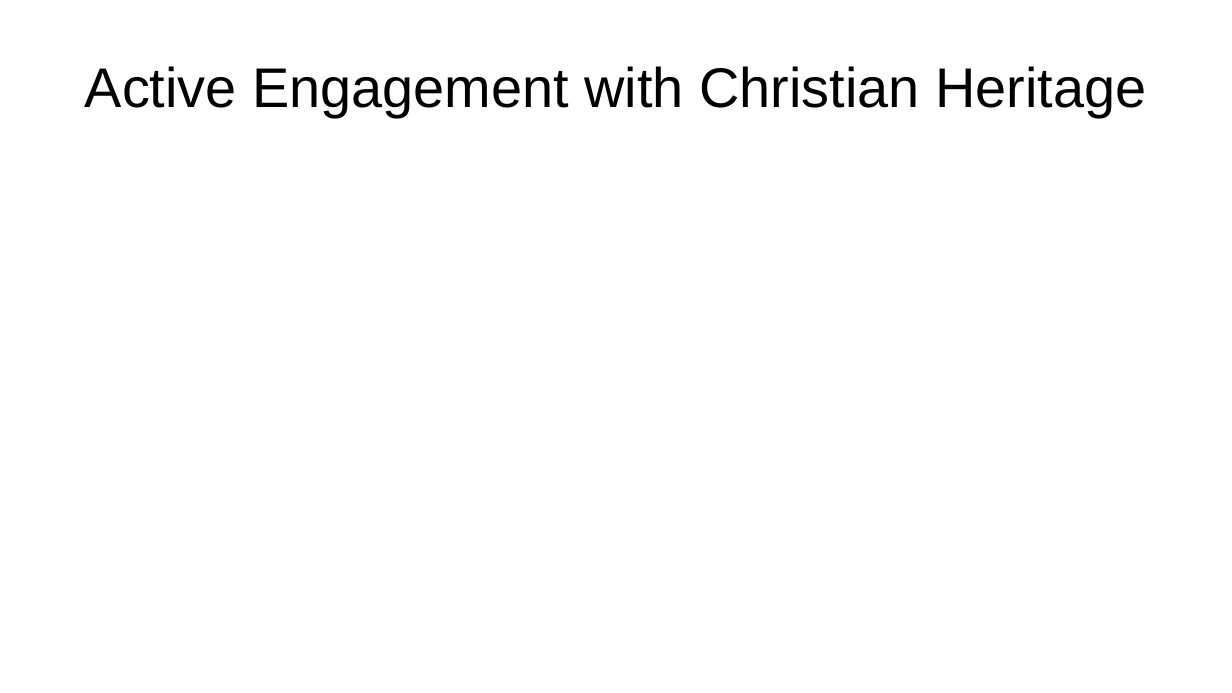
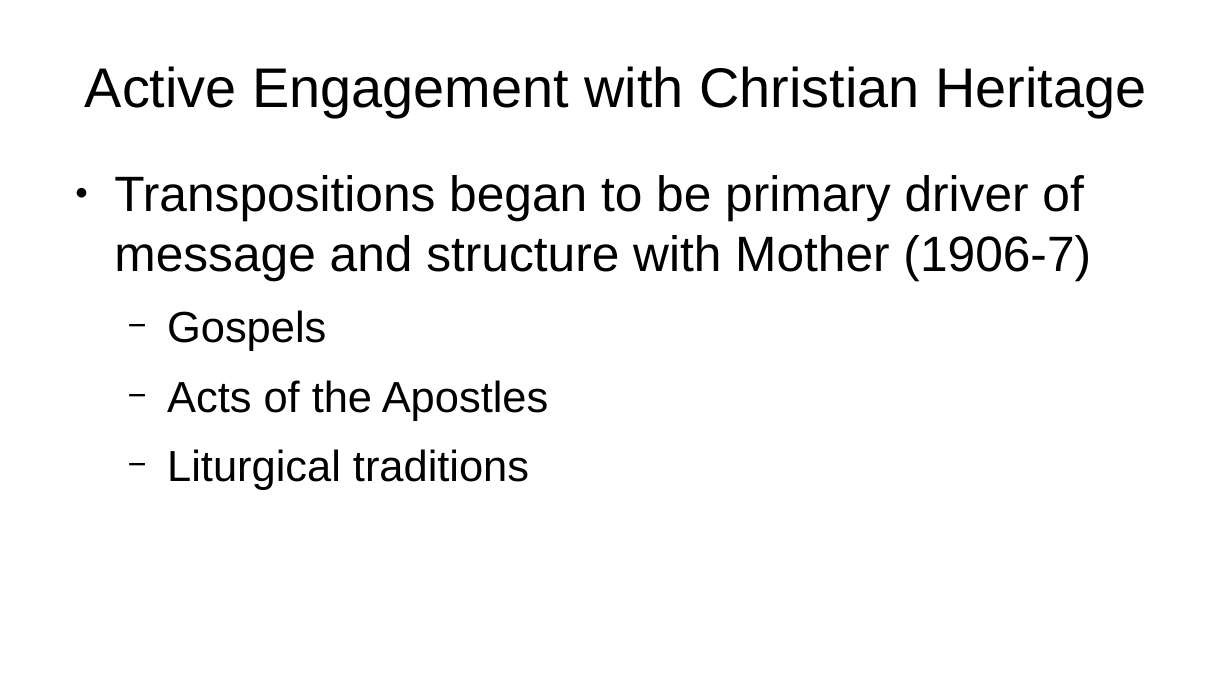
Before and after one commit to kollektivminds/russian-literary-bible, a slide deck: slide 14 of draft/pres.pptx (slide 10 before the commit). Drawn at 1232x693 pixels with LibreOffice and Linux fonts; fonts in the diff are those of the drawing. Boxes give left, top, right and bottom in pixels: in the first picture for what was removed or moved away, otherwise in the second. Text is boxed around its words. In the diff, an @@ line names an element or a change of style, - is before the commit and + after.

```diff
--- a/draft/pres.pptx
+++ b/draft/pres.pptx
@@ text added at (114, 175, 1091, 490), 32 pt, text #000000 @@
+● Transpositions began to be primary driver of message and structure with Mother (1906-7)
+  − Gospels
+  − Acts of the Apostles
+  − Liturgical traditions
```
Also in this commit, not shown: 6 other slides changed, 7 slides added, 6 other files.
